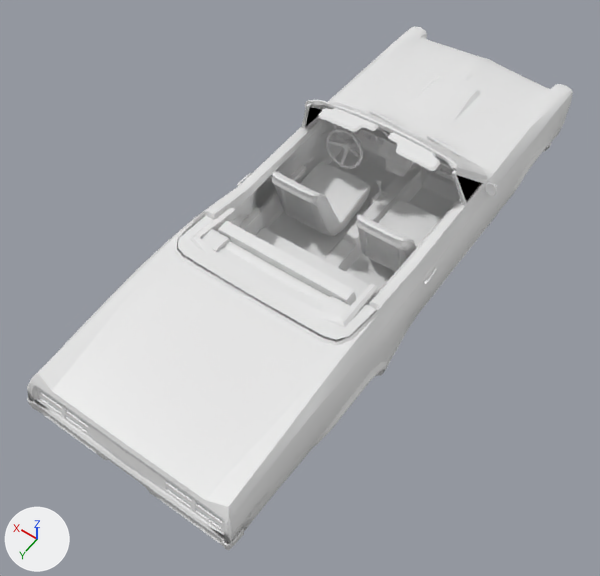
What one commit did to the OBJ model AL_CARPONE/models/al_carpone/chassis_physx.obj.
One viewpoint serves both versions: a 50 mm lens placed at (-2.48, 4.34, 5.26), pointed at (0.02, 0.85, -0.23). Lighting does not change. The marker at lower left points along +X, +Y and +Z. Where no turn or scale is listed for an object, it has been applied to the vertices. Vertices at the same position are counted once.

Names of what the first picture shows: 'CHASSIS_left_door_Mesh.002'.
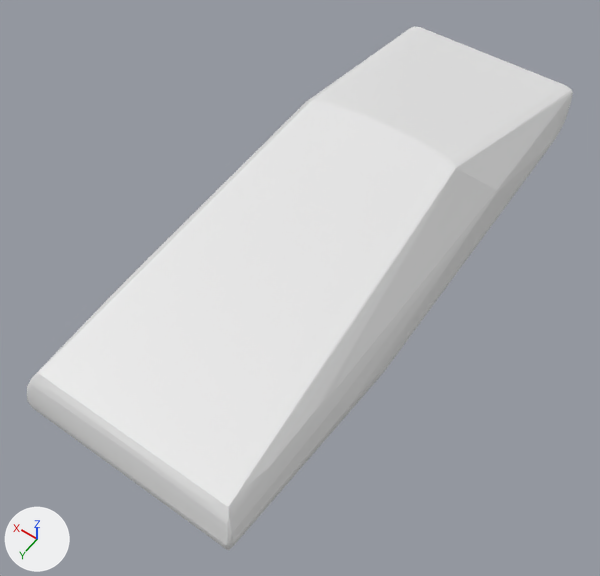
What changed in the scene script:
```text
Add mat_default_obj:
    mat_default_obj = principled_material('Default_OBJ')
    mat_default_obj.base_color = (0.8, 0.8, 0.8)  # white #e7e7e7
    mat_default_obj.roughness = 0.526
Change me_chassis_left_door_mesh_002:
    used by ob_chassis_left_door_mesh_002; location = (0.0, 0.0, 0.0)
    remove me_chassis_left_door_mesh_002.from_pydata(...)  # 6309 vertices, 10929 faces; spans x -1.0..1.0, y -2.43..2.98, z -0.45..0.7
    add me_chassis_left_door_mesh_002.from_pydata(...)  # 246 vertices, 399 faces; spans x -1.0..1.0, y -2.43..2.98, z -0.45..0.7
    me_chassis_left_door_mesh_002 part 1: 187 loose pieces with 3250 vertices, spanning x -0.95..0.95, y -2.3..2.92, z -0.44..0.69, are deleted
    me_chassis_left_door_mesh_002 part 2: 2 vertices moved within x -0.89..0.89, y -2.15, z -0.31; 2813 vertices removed from x -1.0..1.0, y -2.42..2.97, z -0.45..0.69
    add me_chassis_left_door_mesh_002.materials.append(mat_default_obj)  # white #e7e7e7
```

Pixel boxes (x1, y1, x2, y2) of what changed, in the pictures (600 x 576 px):
part 1 of me_chassis_left_door_mesh_002, deleted
    before: (123, 107, 497, 519)
part 2 of me_chassis_left_door_mesh_002, cut back
    before: (27, 27, 570, 548)
